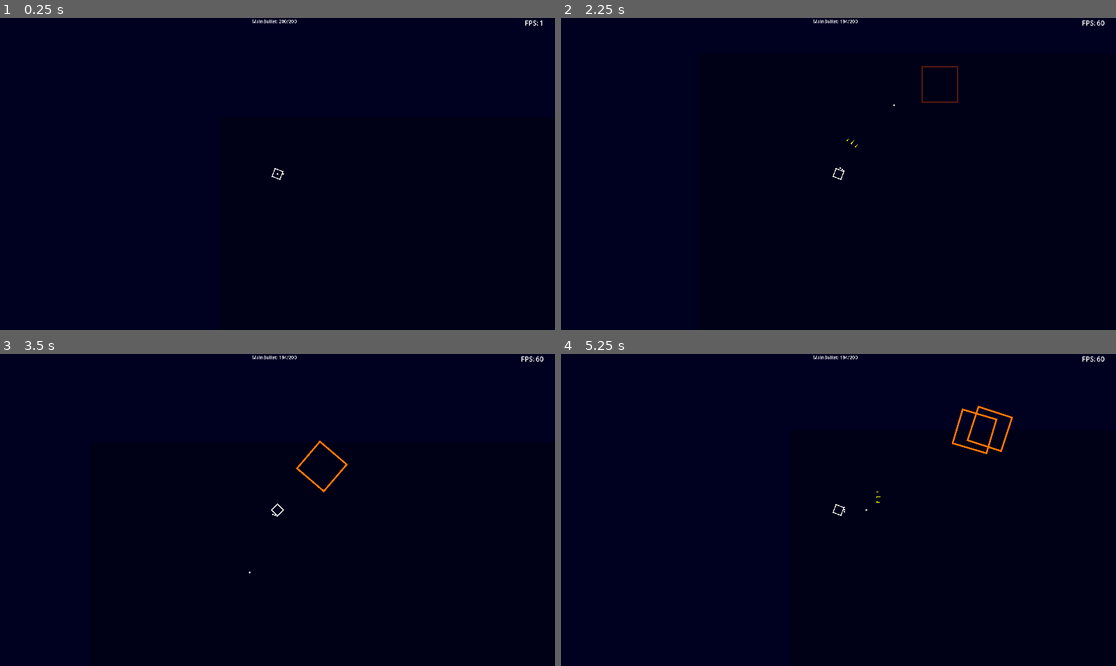
Above: before the commit, frames 1-4 (two rows, left to right).
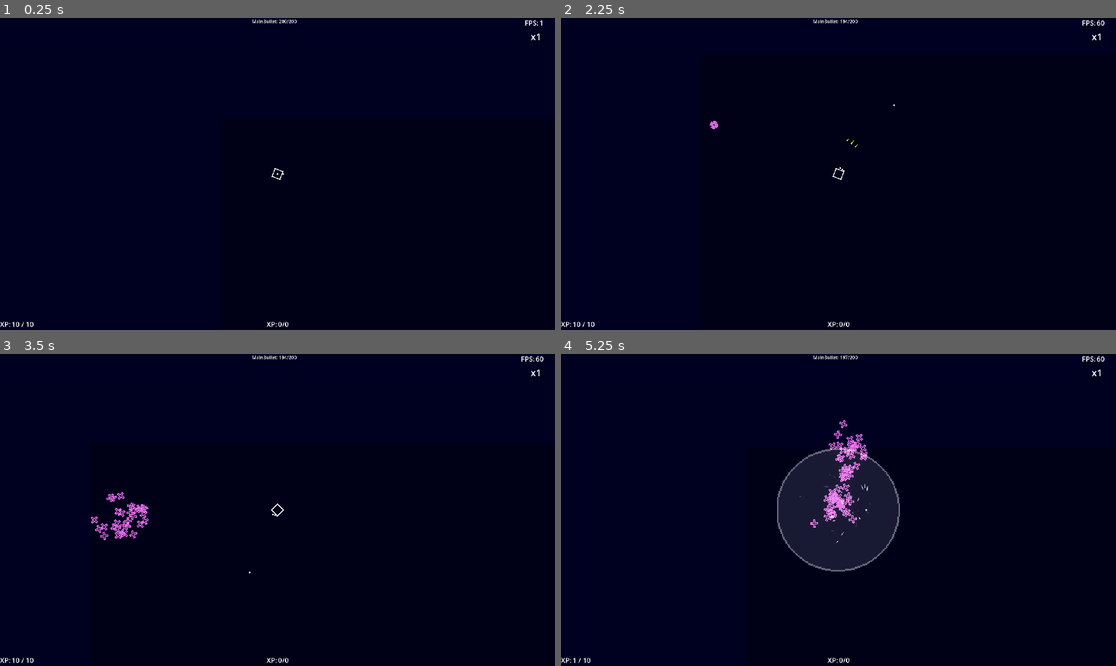
Above: after the commit, the same moments.

Repository: Toshiyuki-Murakami/sht
Game: Godot game, scene res://stage.tscn
Two runs of this game, one before a commit and one after it. Both use one fixed random seed, a clock stepped at 60 frames per second and the inputs below.
Inputs (mouse positions are in pixels of both pictures, inside the frame that each line leads up to):
- Up to frame 1 (0.25 s): no input
- Up to frame 2 (2.25 s): move the mouse to (960, 158) at 0.52 s; hold D (game_right) 0.53-1.28 s; click (960, 158) at 0.6 s; move the mouse to (727, 189) at 1.27 s; hold S (game_down) 1.28-2.03 s; right-click (727, 189) at 1.35 s; tap Enter at 2 s; move the mouse to (894, 105) at 2.02 s; hold D (game_right) from 2.03 s (still down); click (894, 105) at 2.1 s
- Up to frame 3 (3.5 s): move the mouse to (249, 572) at 2.77 s; release D (game_right) at 2.78 s; hold W (game_up) from 2.78 s (still down); right-click (249, 572) at 2.85 s
- Up to frame 4 (5.25 s): move the mouse to (1005, 556) at 3.52 s; release W (game_up) at 3.53 s; hold A (game_left) 3.53-5.03 s; click (1005, 556) at 3.6 s; move the mouse to (672, 463) at 4.27 s; right-click (672, 463) at 4.35 s; move the mouse to (866, 510) at 5.02 s; hold S (game_down) from 5.03 s (still down); click (866, 510) at 5.1 s

The runs differ from the first frame. In frame 1, 0.1% of the frame differs, in the area x 0-98%, y 4-100%; in frame 2, 0.2%; in frame 3, 0.7%; in frame 4, 7.5%, in the area x 0-98%, y 0-100%.

Commit message:
HUD追加 spit spawn追加

Diff:
--- a/Common/autoload/Datas.gd
+++ b/Common/autoload/Datas.gd
@@ -6,6 +6,13 @@
 var spawns:Array = [
 	## グループパターンごとにわける
 	[
+		{
+			'keyname': 'enemy_cross',
+			'type': 'spit',
+			'count': 30,
+			'angle': 45.0,
+			'delay': 0.025,
+		},
 		{
 			'keyname': 'enemy_triangle01',
 			'type': 'set',
--- a/Common/autoload/Game.gd
+++ b/Common/autoload/Game.gd
@@ -12,6 +12,10 @@
 
 ## ===
 var marker:target_marker
+
+## ===== 経験値
+var xp:int = 0
+var next_xp:int = 100
 
 func get_spawn_data():
 	pass
@@ -47,3 +51,8 @@
 	get_tree().create_timer(_time).timeout.connect(func():
 		_callable.call()
 	)
+
+
+func add_xp(_add:int):
+	xp += _add
+	Signals.add_xp.emit(xp, next_xp)
--- a/Common/autoload/Scenes.gd
+++ b/Common/autoload/Scenes.gd
@@ -6,6 +6,7 @@
 	'enemy_triangle01': preload("res://Entity/EnemyTriangle01.tscn").instantiate(),
 	'enemy_square128': preload("res://Entity/EnemySquare128.tscn").instantiate(),
 	'enemy_circle01': preload("res://Entity/EnemyCircle01.tscn").instantiate(),
+	'enemy_cross': preload("res://Entity/EnemyCross.tscn").instantiate(),
 
 	## bullet
 	'main_bullet': preload("res://Entity/bullet/MainBullrt.tscn").instantiate(),
--- a/Common/autoload/Signals.gd
+++ b/Common/autoload/Signals.gd
@@ -4,4 +4,11 @@
 signal set_spawn(_data:Dictionary)
 
 ## プレイヤーダメージ時
-signal hit_player()
+signal hit_player(_hp:int, _damage:int)
+## XP加算
+signal add_xp(_xp:int, _next_xp:int)
+## HP変化
+signal change_hp(_hp:int, max_hp)
+
+## 敵のkill
+signal kill_enemy(_keyname:String)
--- a/Common/class/actor_base.gd
+++ b/Common/class/actor_base.gd
@@ -17,7 +17,10 @@
 ## 移動速度
 @export var speed:float = 320.0
 
+## HP
 @export var hp:float = 1
+## 最大HP
+@export var max_hp:int = 1
 
 @export var death_effect:String = 'effect_circle'
 
@@ -53,7 +56,8 @@
 	change_deactivate.emit()
 
 func receive_hit(_damage:float):
-	if !calc_hp(_damage):
+	var ret:bool = calc_hp(_damage)
+	if !ret:
 		deactivate()
 		effect(death_effect)
 		return false
--- a/Common/class/enemy_base.gd
+++ b/Common/class/enemy_base.gd
@@ -21,3 +21,5 @@
 	super()
 	## 移動停止
 	velocity = Vector2.ZERO
+	if hp == 0:
+		Signals.kill_enemy.emit(keyname)
--- a/Common/class/entity.gd
+++ b/Common/class/entity.gd
@@ -5,6 +5,8 @@
 @export var base_name:String = 'actor'
 ## 親変数設定時の関数名
 @export var init_entity:String = 'init_entity'
+
+var keyname:String = ''
 
 var active:bool = false
 ## pool処理用設定
--- /dev/null
+++ b/Entity/Animetion/Anime_Cross.gd
@@ -0,0 +1 @@
+extends actor_animation
--- /dev/null
+++ b/Entity/Animetion/Anime_Cross.tscn
@@ -0,0 +1,60 @@
+[gd_scene load_steps=7 format=3 uid="uid://d2e5ae7c8huly"]
+
+[ext_resource type="Script" path="res://Entity/Animetion/Anime_Cross.gd" id="1_crh5t"]
+[ext_resource type="Texture2D" uid="uid://crds83apa543o" path="res://asset/cross.png" id="2_ccbul"]
+
+[sub_resource type="Animation" id="Animation_gfebt"]
+length = 0.001
+tracks/0/type = "value"
+tracks/0/imported = false
+tracks/0/enabled = true
+tracks/0/path = NodePath(".:rotation")
+tracks/0/interp = 1
+tracks/0/loop_wrap = true
+tracks/0/keys = {
+"times": PackedFloat32Array(0),
+"transitions": PackedFloat32Array(1),
+"update": 0,
+"values": [0.0]
+}
+
+[sub_resource type="Animation" id="Animation_m4sr2"]
+resource_name = "action"
+length = 2.0
+loop_mode = 1
+tracks/0/type = "value"
+tracks/0/imported = false
+tracks/0/enabled = true
+tracks/0/path = NodePath(".:rotation")
+tracks/0/interp = 1
+tracks/0/loop_wrap = true
+tracks/0/keys = {
+"times": PackedFloat32Array(0, 2),
+"transitions": PackedFloat32Array(1, 1),
+"update": 0,
+"values": [0.0, 6.28319]
+}
+
+[sub_resource type="Animation" id="Animation_ixsx5"]
+resource_name = "create"
+length = 0.5
+
+[sub_resource type="AnimationLibrary" id="AnimationLibrary_8a1r7"]
+_data = {
+"RESET": SubResource("Animation_gfebt"),
+"action": SubResource("Animation_m4sr2"),
+"create": SubResource("Animation_ixsx5")
+}
+
+[node name="Anime_Square" type="Node2D" node_paths=PackedStringArray("image_base")]
+script = ExtResource("1_crh5t")
+image_base = NodePath("image")
+
+[node name="image" type="Sprite2D" parent="."]
+modulate = Color(1.1, 0.5, 1.1, 1)
+texture = ExtResource("2_ccbul")
+
+[node name="AnimationPlayer" type="AnimationPlayer" parent="."]
+libraries = {
+"": SubResource("AnimationLibrary_8a1r7")
+}
--- /dev/null
+++ b/Entity/EnemyCross.gd
@@ -0,0 +1,5 @@
+extends enemy_base
+
+
+func _ready() -> void:
+	super()
--- /dev/null
+++ b/Entity/EnemyCross.tscn
@@ -0,0 +1,31 @@
+[gd_scene load_steps=7 format=3 uid="uid://c8jcyw0cfvbx6"]
+
+[ext_resource type="Script" path="res://Entity/EnemyCross.gd" id="1_2usko"]
+[ext_resource type="PackedScene" uid="uid://d2e5ae7c8huly" path="res://Entity/Animetion/Anime_Cross.tscn" id="2_50u65"]
+[ext_resource type="PackedScene" uid="uid://c645btwynw72h" path="res://Entity/Options/HitBox.tscn" id="3_goebw"]
+[ext_resource type="PackedScene" uid="uid://bkhm6i521vcuw" path="res://Entity/Options/HitBodySender.tscn" id="4_b14vh"]
+[ext_resource type="PackedScene" uid="uid://cfumwk2ml3vk3" path="res://Entity/Options/MoveController.tscn" id="6_8i1wg"]
+[ext_resource type="PackedScene" uid="uid://cvc18aw7btj2b" path="res://Entity/Options/ChaseController.tscn" id="7_3mphu"]
+
+[node name="EnemyCross" type="Node2D"]
+script = ExtResource("1_2usko")
+speed = 160.0
+
+[node name="Anime_Square" parent="." instance=ExtResource("2_50u65")]
+
+[node name="HitBox" parent="Anime_Square" instance=ExtResource("3_goebw")]
+collision_layer = 16
+collision_mask = 2
+
+[node name="CollisionPolygon2D" type="CollisionPolygon2D" parent="Anime_Square/HitBox"]
+polygon = PackedVector2Array(-4, -14, -4, -4, -14, -4, -14, 4, -4, 4, -4, 14, 4, 14, 4, 4, 14, 4, 14, -4, 4, -4, 4, -14)
+
+[node name="HitBodySender" parent="Anime_Square" instance=ExtResource("4_b14vh")]
+
+[node name="CollisionPolygon2D" type="CollisionPolygon2D" parent="Anime_Square/HitBodySender"]
+polygon = PackedVector2Array(-4, -14, -4, -4, -14, -4, -14, 4, -4, 4, -4, 14, 4, 14, 4, 4, 14, 4, 14, -4, 4, -4, 4, -14)
+
+[node name="MoveController" parent="." instance=ExtResource("6_8i1wg")]
+
+[node name="ChaseController" parent="." instance=ExtResource("7_3mphu")]
+target_in_radius = 10000.0
--- a/Entity/Options/AutoChaseController.gd
+++ b/Entity/Options/AutoChaseController.gd
@@ -2,6 +2,9 @@
 
 ## exp取得距離
 @export var player_get_distance:float = 8.0
+
+
+
 
 ## ターゲットがあれば追跡する設定
 func check_target():
--- a/Entity/Options/PoolController.gd
+++ b/Entity/Options/PoolController.gd
@@ -2,6 +2,10 @@
 class_name pool_base
 
 @export var pool_define:Dictionary = {
+	'enemy_cross':{
+		'key_name': 'enemy_cross',
+		'size': 100,
+	},
 	'enemy_square128':{
 		'key_name': 'enemy_square128',
 		'size': 10,
@@ -65,6 +69,7 @@
 		## 指定サイズ分作成
 		for i in range(pool_define[_pool_key].size):
 			var _node:entity_base = Scenes.get_duplicate(pool_define[_pool_key].key_name)
+			_node.keyname = pool_define[_pool_key].key_name
 			_node.poolbase = self
 			_node.poolkey = _pool_key
 			add_child(_node)
--- a/Entity/Player.gd
+++ b/Entity/Player.gd
@@ -18,6 +18,7 @@
 func receive_hit(_damage:float):
 	var ret:bool = super(_damage)
 	if ret:
-		Signals.hit_player.emit()
+		Signals.hit_player.emit(hp, _damage)
+		Signals.change_hp.emit(hp, max_hp)
 
 	return ret
--- a/Entity/Player.tscn
+++ b/Entity/Player.tscn
@@ -16,6 +16,7 @@
 [node name="Player" type="Node2D"]
 script = ExtResource("1_20725")
 hp = 10.0
+max_hp = 10
 death_effect = "effect_playerdeath"
 
 [node name="InputController" parent="." instance=ExtResource("1_lw4id")]
--- a/Entity/etc/EXP_Ball.gd
+++ b/Entity/etc/EXP_Ball.gd
@@ -1,5 +1,8 @@
 extends actor_base
 class_name exp_ball
+
+## 1庫あたりの経験値数
+@export var xp:int = 1
 
 @export var min_set_radius:float = 32.0
 @export var max_set_radius:float = 64.0
@@ -13,6 +16,12 @@
 	spawn_phase(_data)
 	state = STATE.CREATE
 
+func deactivate():
+	if state == STATE.MOVE:
+		## 経験値加算
+		Game.add_xp(xp)
+	super()
+
 
 func spawn_phase(_data:Dictionary):
 	var _radius:float = randf_range(min_set_radius, max_set_radius)
--- a/Scene/HUD.tscn
+++ b/Scene/HUD.tscn
@@ -1,7 +1,10 @@
-[gd_scene load_steps=3 format=3 uid="uid://daf6xg3wcidab"]
+[gd_scene load_steps=6 format=3 uid="uid://daf6xg3wcidab"]
 
 [ext_resource type="PackedScene" uid="uid://cd114wb465kky" path="res://Scene/options/HUD_Pool.tscn" id="1_kbgt0"]
 [ext_resource type="PackedScene" uid="uid://djjmmk13fi6wo" path="res://Scene/options/HUD_FPS.tscn" id="2_b0ssp"]
+[ext_resource type="PackedScene" uid="uid://da516vuhcvi52" path="res://Scene/options/HUD_exp.tscn" id="3_wbibf"]
+[ext_resource type="PackedScene" uid="uid://duusisecrpj2o" path="res://Scene/options/HUD_HP.tscn" id="4_837gv"]
+[ext_resource type="PackedScene" uid="uid://c6eaoqm722vwf" path="res://Scene/options/HUD_ComboCounter.tscn" id="5_cgox6"]
 
 [node name="HUD" type="CanvasLayer"]
 
@@ -30,3 +33,38 @@
 offset_left = -105.0
 offset_right = -40.0
 grow_horizontal = 0
+
+[node name="HUD_EXP" parent="base" instance=ExtResource("3_wbibf")]
+layout_mode = 1
+anchors_preset = 7
+anchor_left = 0.5
+anchor_top = 1.0
+anchor_right = 0.5
+anchor_bottom = 1.0
+offset_left = -38.5
+offset_top = -40.0
+offset_right = 38.5
+offset_bottom = 0.0
+grow_horizontal = 2
+grow_vertical = 0
+
+[node name="HUD_HP" parent="base" instance=ExtResource("4_837gv")]
+layout_mode = 1
+anchors_preset = 2
+anchor_top = 1.0
+anchor_bottom = 1.0
+offset_top = -40.0
+offset_right = 77.0
+offset_bottom = 0.0
+grow_vertical = 0
+
+[node name="HUD_ComboCounter" parent="base" instance=ExtResource("5_cgox6")]
+layout_mode = 1
+anchors_preset = 1
+anchor_left = 1.0
+anchor_right = 1.0
+offset_left = -84.0
+offset_top = 42.0
+offset_right = 0.0
+offset_bottom = 82.0
+grow_horizontal = 0
--- /dev/null
+++ b/Scene/options/HUD_ComboCounter.gd
@@ -0,0 +1,36 @@
+extends Control
+
+@onready var combo_label: Label = $ComboLine/combo_label
+
+## Combo Reset Time
+@export var reset_time:float = 3.0
+
+var old_key:String = ''
+var combo_count:int = 0
+
+var timer:float = 0.0
+
+func _ready() -> void:
+	Signals.kill_enemy.connect(_on_kill_enemy)
+
+
+# Called every frame. 'delta' is the elapsed time since the previous frame.
+func _process(_delta: float) -> void:
+	if timer > 0.0:
+		timer = timer - _delta if timer > _delta else 0.0
+		if timer == 0.0:
+			combo_count = 1
+			update_label()
+
+
+func _on_kill_enemy(_keyname:String):
+	if _keyname == old_key:
+		combo_count += 1
+	else:
+		old_key = _keyname
+		combo_count = 1
+	timer = reset_time
+	update_label()
+
+func update_label():
+	combo_label.text = 'x%d' % combo_count
--- /dev/null
+++ b/Scene/options/HUD_ComboCounter.tscn
@@ -0,0 +1,23 @@
+[gd_scene load_steps=3 format=3 uid="uid://c6eaoqm722vwf"]
+
+[ext_resource type="Script" path="res://Scene/options/HUD_ComboCounter.gd" id="1_ijh2e"]
+
+[sub_resource type="LabelSettings" id="LabelSettings_vwwol"]
+font_size = 32
+
+[node name="HUD_ComboCounter" type="Control"]
+layout_mode = 3
+anchors_preset = 0
+offset_right = 40.0
+offset_bottom = 40.0
+script = ExtResource("1_ijh2e")
+
+[node name="ComboLine" type="HBoxContainer" parent="."]
+layout_mode = 0
+offset_right = 40.0
+offset_bottom = 40.0
+
+[node name="combo_label" type="Label" parent="ComboLine"]
+layout_mode = 2
+text = "x1"
+label_settings = SubResource("LabelSettings_vwwol")
--- /dev/null
+++ b/Scene/options/HUD_HP.gd
@@ -0,0 +1,9 @@
+extends HBoxContainer
+
+@onready var hp: Label = $hp
+
+func _ready() -> void:
+	Signals.change_hp.connect(_on_change_hp)
+
+func _on_change_hp(_hp:int, _max_hp:int):
+	hp.text = '%d / %d' % [_hp, _max_hp]
--- /dev/null
+++ b/Scene/options/HUD_HP.tscn
@@ -0,0 +1,21 @@
+[gd_scene load_steps=3 format=3 uid="uid://duusisecrpj2o"]
+
+[ext_resource type="Script" path="res://Scene/options/HUD_HP.gd" id="1_s01fl"]
+
+[sub_resource type="LabelSettings" id="LabelSettings_2vfae"]
+font_size = 24
+
+[node name="HUD_HP" type="HBoxContainer"]
+offset_right = 40.0
+offset_bottom = 40.0
+script = ExtResource("1_s01fl")
+
+[node name="head" type="Label" parent="."]
+layout_mode = 2
+text = "XP:"
+label_settings = SubResource("LabelSettings_2vfae")
+
+[node name="hp" type="Label" parent="."]
+layout_mode = 2
+text = "0/0"
+label_settings = SubResource("LabelSettings_2vfae")
--- /dev/null
+++ b/Scene/options/HUD_exp.gd
@@ -0,0 +1,9 @@
+extends HBoxContainer
+
+@onready var xp: Label = $xp
+
+func _ready() -> void:
+	Signals.add_xp.connect(_on_add_xp)
+
+func _on_add_xp(_xp:int, _next_xp:int):
+	xp.text = '%d / %d' % [_xp, _next_xp]
--- /dev/null
+++ b/Scene/options/HUD_exp.tscn
@@ -0,0 +1,21 @@
+[gd_scene load_steps=3 format=3 uid="uid://da516vuhcvi52"]
+
+[ext_resource type="Script" path="res://Scene/options/HUD_exp.gd" id="1_nxu5o"]
+
+[sub_resource type="LabelSettings" id="LabelSettings_2vfae"]
+font_size = 24
+
+[node name="HUD_EXP" type="HBoxContainer"]
+offset_right = 40.0
+offset_bottom = 40.0
+script = ExtResource("1_nxu5o")
+
+[node name="head" type="Label" parent="."]
+layout_mode = 2
+text = "XP:"
+label_settings = SubResource("LabelSettings_2vfae")
+
+[node name="xp" type="Label" parent="."]
+layout_mode = 2
+text = "0/0"
+label_settings = SubResource("LabelSettings_2vfae")
--- a/Scene/options/Main_Camera.gd
+++ b/Scene/options/Main_Camera.gd
@@ -13,7 +13,7 @@
 
 	Signals.hit_player.connect(_on_hit_player)
 
-func _on_hit_player():
+func _on_hit_player(_hp:int, _damage:int):
 	add_shake(0.8)
 
 func add_shake(amount: float):
--- a/Scene/options/SpawnController.gd
+++ b/Scene/options/SpawnController.gd
@@ -25,7 +25,7 @@
 	timer += _delta
 	if spawn_span <= timer:
 		reset_timer()
-		var dat:Dictionary = Datas.spawns[0][1]
+		var dat:Dictionary = Datas.spawns[0][0]
 		spawn(dat)
 
 func _on_set_spawn(_data:Dictionary):
--- /dev/null
+++ b/Scene/options/spawns/spit.gd
@@ -0,0 +1,33 @@
+extends spawn_base
+
+func set_start_angle(_data:Dictionary):
+	current_angle = 0.0
+	finish_angle = 0.0
+
+func spawns(_data:Dictionary):
+	set_start_angle(_data)
+	var base_angle:float = rand_angle()
+	var base_pos:Array = get_spawn_positions(spawn_center_position, spawn_radius, base_angle, finish_angle)
+	## Center Positionが設定されている場合はその場所が中心
+	if _data.has('center_position'):
+		base_pos = [_data.center_position, Vector2.ZERO]
+	## Player座標を取得
+	var nodes_in_group = get_tree().get_nodes_in_group(Global.PLAYER_GROUP)
+	var player_pos:Vector2 = nodes_in_group[0].global_position if nodes_in_group.size() > 0 else Vector2.ZERO
+	var _base_direction:Vector2 = player_pos - base_pos[0]
+	var _base_angle:float = rad_to_deg(_base_direction.angle())
+	for i in range(_data.count):
+		var _spit_angle:float = rand_angle(-_base_angle, _data.angle)
+		## pos[0]: start_position pos[1]: end_position
+		var _actor:enemy_base = Game.poolbase.get_entity(_data.keyname)
+		var _delay:float = i * _data.delay if _data.has('delay') else 0.0
+		var _dir:Vector2 = Vector2.RIGHT.rotated(_spit_angle).normalized()
+		if _actor:
+			Game.delay(_delay, func():
+				_actor.activate({
+					'start_position': base_pos[0],
+					'end_position': player_pos,
+					'direction': _dir,
+					'delay': _delay
+				})
+			)
--- /dev/null
+++ b/Scene/options/spawns/spit.tscn
@@ -0,0 +1,7 @@
+[gd_scene load_steps=2 format=3 uid="uid://c7pwf4nhk5j83"]
+
+[ext_resource type="Script" path="res://Scene/options/spawns/spit.gd" id="1_skyh0"]
+
+[node name="spit" type="Node2D"]
+script = ExtResource("1_skyh0")
+spawn_name = "spit"
--- a/Stage.gd
+++ b/Stage.gd
@@ -3,8 +3,12 @@
 
 @onready var entity: Node2D = $entity
 @onready var marker: target_marker = $TargetMarker
+@onready var player: Node2D = $entity/Player
 
 func _ready() -> void:
 	super()
 	Game.entity_node = entity
 	Game.marker = marker
+
+	## HP更新
+	Signals.change_hp.emit(player.hp, player.max_hp)
--- a/stage.tscn
+++ b/stage.tscn
@@ -10,6 +10,7 @@
 [ext_resource type="PackedScene" uid="uid://vrlhutg545qs" path="res://Scene/options/SpawnController.tscn" id="7_w6xsc"]
 [ext_resource type="PackedScene" uid="uid://daf6xg3wcidab" path="res://Scene/HUD.tscn" id="8_5mm12"]
 [ext_resource type="PackedScene" uid="uid://dabxladutxocj" path="res://Scene/options/spawns/normal.tscn" id="8_l4nrg"]
+[ext_resource type="PackedScene" uid="uid://c7pwf4nhk5j83" path="res://Scene/options/spawns/spit.tscn" id="10_xbe6d"]
 
 [sub_resource type="ShaderMaterial" id="ShaderMaterial_h1uby"]
 shader = ExtResource("2_6onc7")
@@ -57,4 +58,6 @@
 [node name="set" parent="SpawnController" instance=ExtResource("7_0fwxp")]
 spawn_name = "set"
 
+[node name="spit" parent="SpawnController" instance=ExtResource("10_xbe6d")]
+
 [node name="HUD" parent="." instance=ExtResource("8_5mm12")]
Binary file added: asset/cross.png
Not shown, added: asset/cross.png.import
Not shown: 1 places in stage.tscn that only renumber resources
